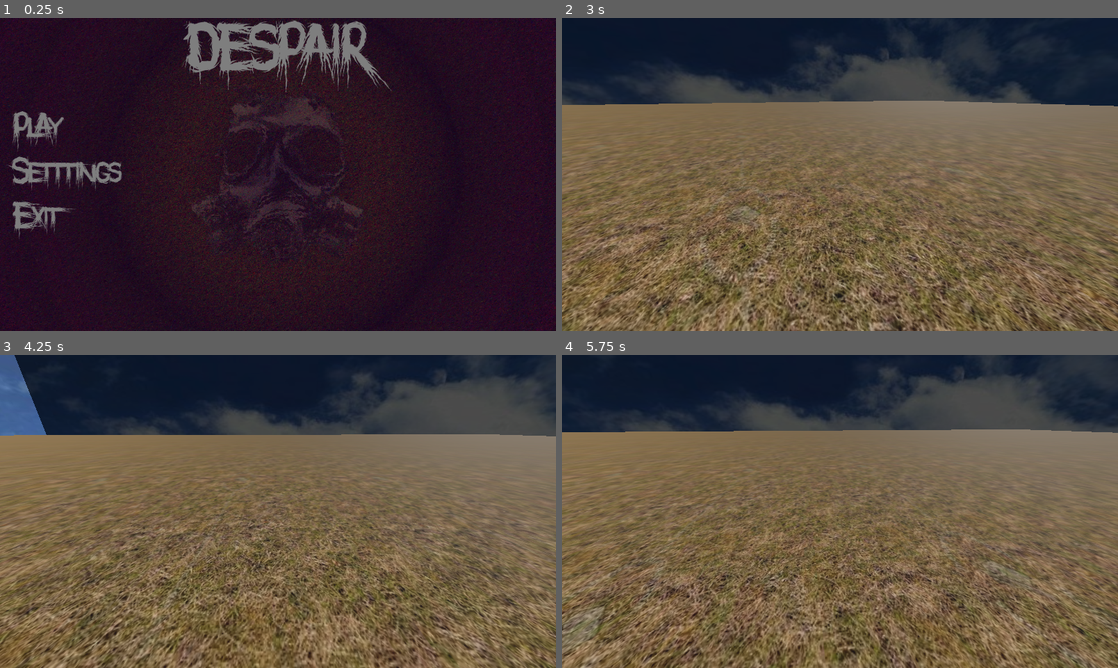
Above: before the commit, frames 1-4 (two rows, left to right).
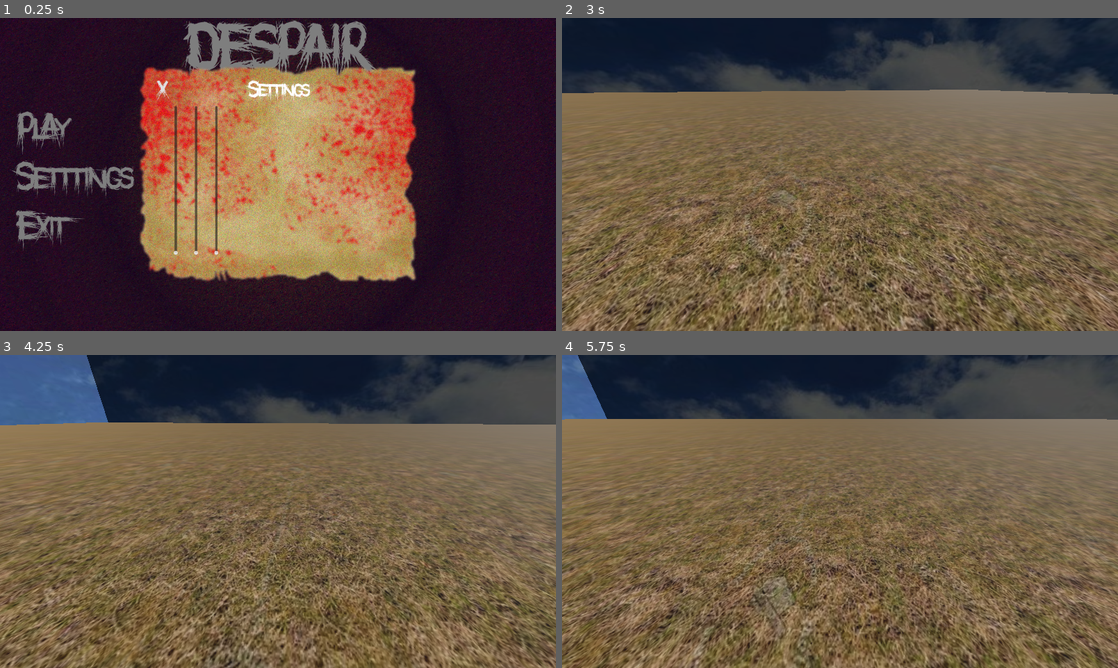
Above: after the commit, the same moments.

Repository: Sea-Men-Studios/Despair
Game: Godot game, scene res://scenes/MainMenu.tscn
The game is run twice, just before and just after one commit, with the same random seed, the same clock (stepped at 60 frames per second) and the same inputs.
Inputs (mouse positions are in pixels of both pictures, inside the frame that each line leads up to):
- Up to frame 1 (0.25 s): no input
- Up to frame 2 (3 s): click "Setttings" at 0.5 s; click (723, 93) at 1.25 s, where only the run after the commit has a clickable "x"; click "Play" at 2 s; tap Enter at 2.75 s; move the mouse to (867, 174) at 2.77 s; hold W (forwards) from 2.78 s (still down); tap Q at 2.85 s
- Up to frame 3 (4.25 s): keep holding W (forwards); move the mouse to (250, 511) at 3.52 s; tap E at 3.6 s
- Up to frame 4 (5.75 s): keep holding W (forwards); move the mouse to (851, 505) at 4.27 s; tap Shift at 4.35 s; move the mouse to (834, 517) at 5.02 s; tap Alt at 5.1 s

The runs differ from the first frame. In frame 1, 35% of the frame differs, in the area x 1-75%, y 15-85%; in frame 2, 31%; in frame 3, 34%; in frame 4, 34%.

Commit message:
Settings
Added settings menu (non-functional)

Diff:
--- a/scenes/MainMenu.tscn
+++ b/scenes/MainMenu.tscn
@@ -3,6 +3,7 @@
 [ext_resource type="Texture2D" uid="uid://c5rko5adsmpom" path="res://assets/images/MMbg.png" id="1_0ykhv"]
 [ext_resource type="Script" uid="uid://byodywni8fvgd" path="res://src/main_menu.gd" id="1_2wh52"]
 [ext_resource type="FontFile" uid="uid://bdc5pulf3pph6" path="res://assets/fonts/Philophobia-0p8d.ttf" id="2_2wh52"]
+[ext_resource type="Texture2D" uid="uid://c1ojid35x6vj0" path="res://assets/images/BloodyParchment.png" id="4_ow34m"]
 
 [sub_resource type="LabelSettings" id="LabelSettings_dtook"]
 font = ExtResource("2_2wh52")
@@ -18,6 +19,16 @@
 [sub_resource type="StyleBoxEmpty" id="StyleBoxEmpty_xw254"]
 
 [sub_resource type="StyleBoxEmpty" id="StyleBoxEmpty_yaulk"]
+
+[sub_resource type="StyleBoxEmpty" id="StyleBoxEmpty_dtook"]
+
+[sub_resource type="StyleBoxEmpty" id="StyleBoxEmpty_risc5"]
+
+[sub_resource type="StyleBoxEmpty" id="StyleBoxEmpty_two6q"]
+
+[sub_resource type="StyleBoxEmpty" id="StyleBoxEmpty_wihdw"]
+
+[sub_resource type="StyleBoxEmpty" id="StyleBoxEmpty_o5div"]
 
 [node name="CanvasLayer" type="CanvasLayer" unique_id=1764355155]
 script = ExtResource("1_2wh52")
@@ -50,12 +61,12 @@
 layout_mode = 1
 anchors_preset = 9
 anchor_bottom = 1.0
+offset_left = 61.0
 offset_right = 460.0
 grow_vertical = 2
 offset_transform_enabled = true
-offset_transform_position_ratio = Vector2(0.22, 0.085)
-offset_transform_scale = Vector2(1.24, 1.24)
-theme_override_constants/separation = 124
+offset_transform_position_ratio = Vector2(0, 0.07)
+theme_override_constants/separation = 169
 alignment = 1
 
 [node name="Control" type="Control" parent="Control/VBoxContainer" unique_id=167703401]
@@ -70,7 +81,7 @@
 offset_transform_enabled = true
 theme_override_colors/font_color = Color(0.49411765, 0.49411765, 0.49411765, 1)
 theme_override_fonts/font = ExtResource("2_2wh52")
-theme_override_font_sizes/font_size = 90
+theme_override_font_sizes/font_size = 120
 theme_override_styles/normal = SubResource("StyleBoxEmpty_gh7k3")
 theme_override_styles/pressed = SubResource("StyleBoxEmpty_qfsrg")
 theme_override_styles/hover = SubResource("StyleBoxEmpty_qk5rn")
@@ -91,7 +102,7 @@
 offset_transform_enabled = true
 theme_override_colors/font_color = Color(0.49411765, 0.49411765, 0.49411765, 1)
 theme_override_fonts/font = ExtResource("2_2wh52")
-theme_override_font_sizes/font_size = 90
+theme_override_font_sizes/font_size = 120
 theme_override_styles/normal = SubResource("StyleBoxEmpty_gh7k3")
 theme_override_styles/pressed = SubResource("StyleBoxEmpty_qfsrg")
 theme_override_styles/hover = SubResource("StyleBoxEmpty_qk5rn")
@@ -112,7 +123,7 @@
 offset_transform_enabled = true
 theme_override_colors/font_color = Color(0.49411765, 0.49411765, 0.49411765, 1)
 theme_override_fonts/font = ExtResource("2_2wh52")
-theme_override_font_sizes/font_size = 90
+theme_override_font_sizes/font_size = 120
 theme_override_styles/normal = SubResource("StyleBoxEmpty_gh7k3")
 theme_override_styles/pressed = SubResource("StyleBoxEmpty_qfsrg")
 theme_override_styles/hover = SubResource("StyleBoxEmpty_qk5rn")
@@ -121,6 +132,75 @@
 text = "Exit
 "
 
+[node name="TextureRect2" type="TextureRect" parent="Control" unique_id=1228650863]
+layout_mode = 1
+anchors_preset = 8
+anchor_left = 0.5
+anchor_top = 0.5
+anchor_right = 0.5
+anchor_bottom = 0.5
+offset_left = -583.37354
+offset_top = -421.25
+offset_right = 583.37354
+offset_bottom = 421.25
+grow_horizontal = 2
+grow_vertical = 2
+texture = ExtResource("4_ow34m")
+
+[node name="Label" type="Label" parent="Control/TextureRect2" unique_id=208426950]
+layout_mode = 1
+anchors_preset = 5
+anchor_left = 0.5
+anchor_right = 0.5
+offset_left = -99.0
+offset_top = 91.25
+offset_right = 110.0
+offset_bottom = 191.25
+grow_horizontal = 2
+theme_override_fonts/font = ExtResource("2_2wh52")
+theme_override_font_sizes/font_size = 70
+text = "Settings"
+horizontal_alignment = 1
+
+[node name="HBoxContainer" type="HBoxContainer" parent="Control/TextureRect2" unique_id=1680593527]
+layout_mode = 1
+anchors_preset = -1
+anchor_right = 0.034
+anchor_bottom = 0.047000002
+offset_left = 222.37354
+offset_top = 185.25
+offset_right = 959.7041
+offset_bottom = 659.65247
+offset_transform_enabled = true
+theme_override_constants/separation = 54
+
+[node name="Volume" type="VSlider" parent="Control/TextureRect2/HBoxContainer" unique_id=643072066]
+layout_mode = 2
+offset_transform_scale = Vector2(1.615, 1.615)
+ticks_on_borders = true
+
+[node name="FoV" type="VSlider" parent="Control/TextureRect2/HBoxContainer" unique_id=1396317106]
+layout_mode = 2
+
+[node name="Sensitivity" type="VSlider" parent="Control/TextureRect2/HBoxContainer" unique_id=659231611]
+layout_mode = 2
+
+[node name="Back" type="Button" parent="Control/TextureRect2" unique_id=1230344367]
+layout_mode = 0
+offset_left = 155.37354
+offset_top = 76.25
+offset_right = 214.37354
+offset_bottom = 204.25
+theme_override_fonts/font = ExtResource("2_2wh52")
+theme_override_font_sizes/font_size = 90
+theme_override_styles/normal = SubResource("StyleBoxEmpty_dtook")
+theme_override_styles/pressed = SubResource("StyleBoxEmpty_risc5")
+theme_override_styles/hover = SubResource("StyleBoxEmpty_two6q")
+theme_override_styles/disabled = SubResource("StyleBoxEmpty_wihdw")
+theme_override_styles/focus = SubResource("StyleBoxEmpty_o5div")
+text = "x"
+
 [connection signal="pressed" from="Control/VBoxContainer/Control/Play" to="." method="_on_play_pressed"]
 [connection signal="pressed" from="Control/VBoxContainer/Control2/Settings" to="." method="_on_settings_pressed"]
 [connection signal="pressed" from="Control/VBoxContainer/Control3/Exit" to="." method="_on_exit_pressed"]
+[connection signal="pressed" from="Control/TextureRect2/Back" to="." method="_on_back_pressed"]
--- a/src/main_menu.gd
+++ b/src/main_menu.gd
@@ -16,8 +16,12 @@
 
 
 func _on_settings_pressed() -> void:
-	pass # Replace with function body.
+	$Control/TextureRect2.visible = true
 
 
 func _on_exit_pressed() -> void:
 	get_tree().quit()
+
+
+func _on_back_pressed() -> void:
+	$Control/TextureRect2.visible = false
Binary file added: assets/images/BloodyParchment.png
Not shown, added: assets/images/BloodyParchment.png.import
